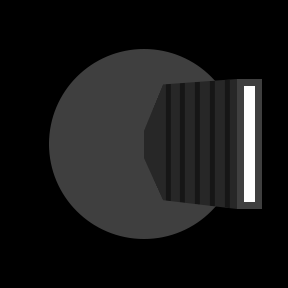
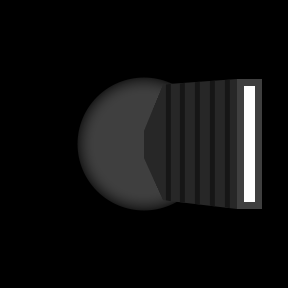
The second w=288, h=288 image is a revision of the first. Changes to its layers:
painted on "Calque 4" over [49, 49, 216, 239]
